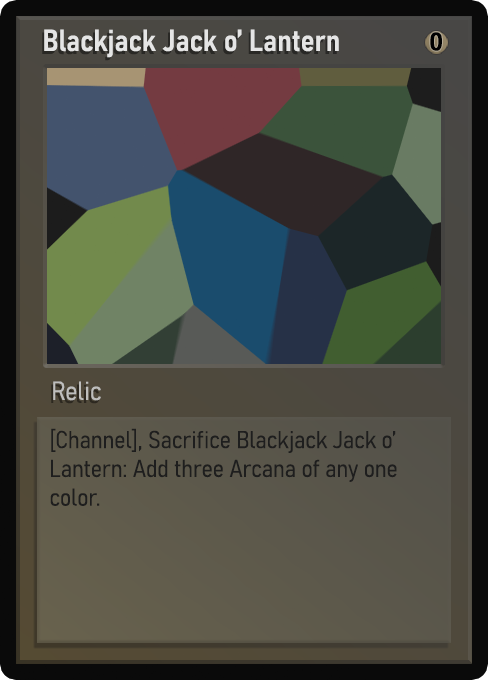
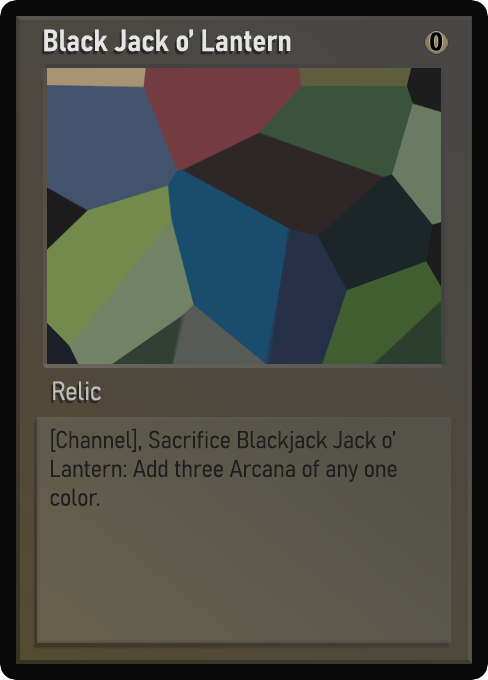
Revision of a layered 488×680 image; what changed, layer by layer:
painted on "Name" over [44, 29, 339, 58]
